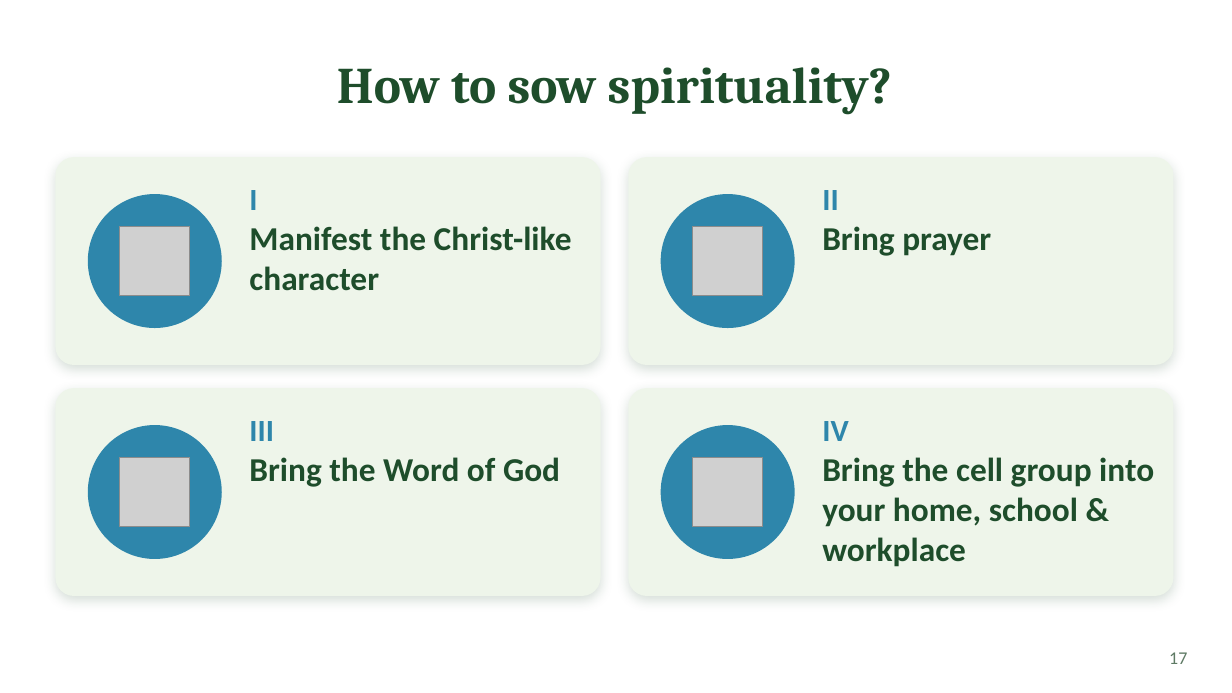
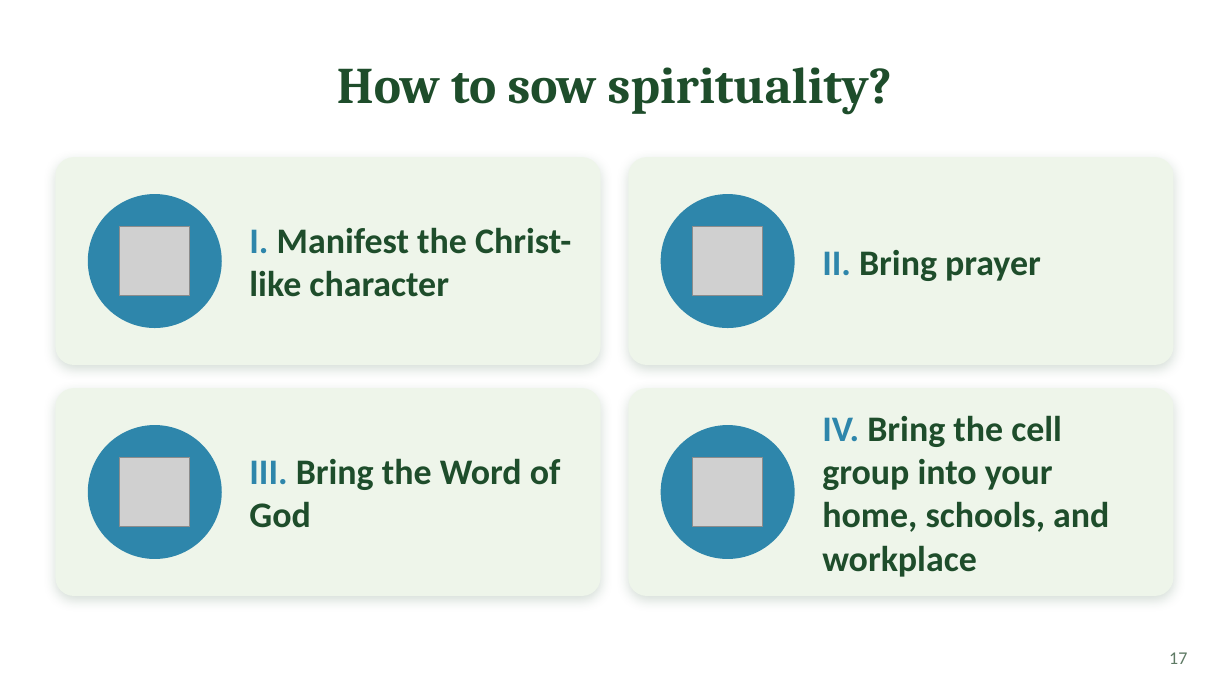
Before and after one commit to FactoJanrenzo/demohub, a slide deck: slide 17 of presentation/Sowing-the-Best.pptx. Drawn at 1232x693 pixels with LibreOffice and Linux fonts; fonts in the diff are those of the drawing; grey boxes stand for pictures; background and template pictures are left out. Boxes give left, top, right and bottom in pixels: in the first picture for what was removed or moved away, otherwise in the second. Text is boxed around its words. In the diff, an @@ line names an element or a change of style, - is before the commit and + after.

```diff
--- a/presentation/Sowing-the-Best.pptx
+++ b/presentation/Sowing-the-Best.pptx
@@ text removed at (x1=249, y1=190, x2=257, y2=210) @@
-I
@@ text removed at (x1=822, y1=190, x2=838, y2=210) @@
-II
@@ text at (x1=249, y1=227, x2=571, y2=297): text changed; size 26 to 28 pt @@
-Manifest the Christ-like character
+I. Manifest the Christ-like character
@@ text at (x1=822, y1=250, x2=1041, y2=281): text changed; size 26 to 28 pt @@
-Bring prayer
+II. Bring prayer
@@ vertical alignment top to middle in 4 elements at (x1=249, y1=227, x2=571, y2=297), (x1=249, y1=458, x2=561, y2=528), (x1=822, y1=250, x2=1041, y2=281), (x1=822, y1=415, x2=1109, y2=577) @@
@@ text at (x1=822, y1=415, x2=1109, y2=577): text changed; size 26 to 28 pt @@
-Bring the cell group into your home, school & workplace
+IV. Bring the cell group into your home, schools, and workplace
@@ text removed at (x1=249, y1=421, x2=274, y2=441) @@
-III
@@ text removed at (x1=822, y1=421, x2=848, y2=441) @@
-IV
@@ text at (x1=249, y1=458, x2=561, y2=528): text changed; size 26 to 28 pt @@
-Bring the Word of God
+III. Bring the Word of God
```
Also in this commit, not shown: 25 other slides changed, 2 slides added, 3 slides removed, 2 other files.
